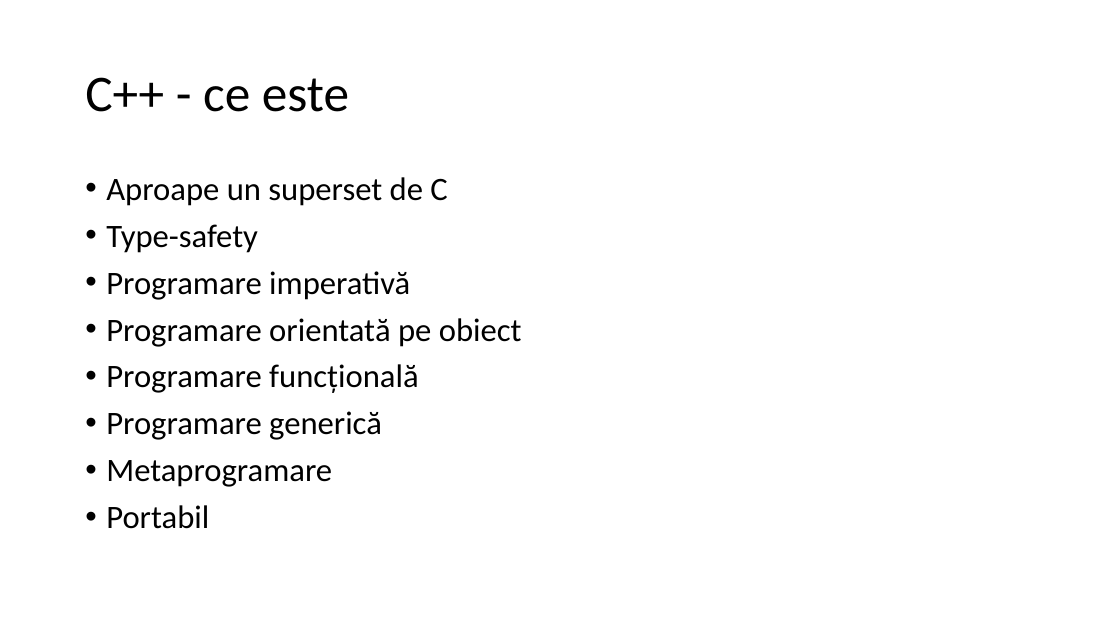
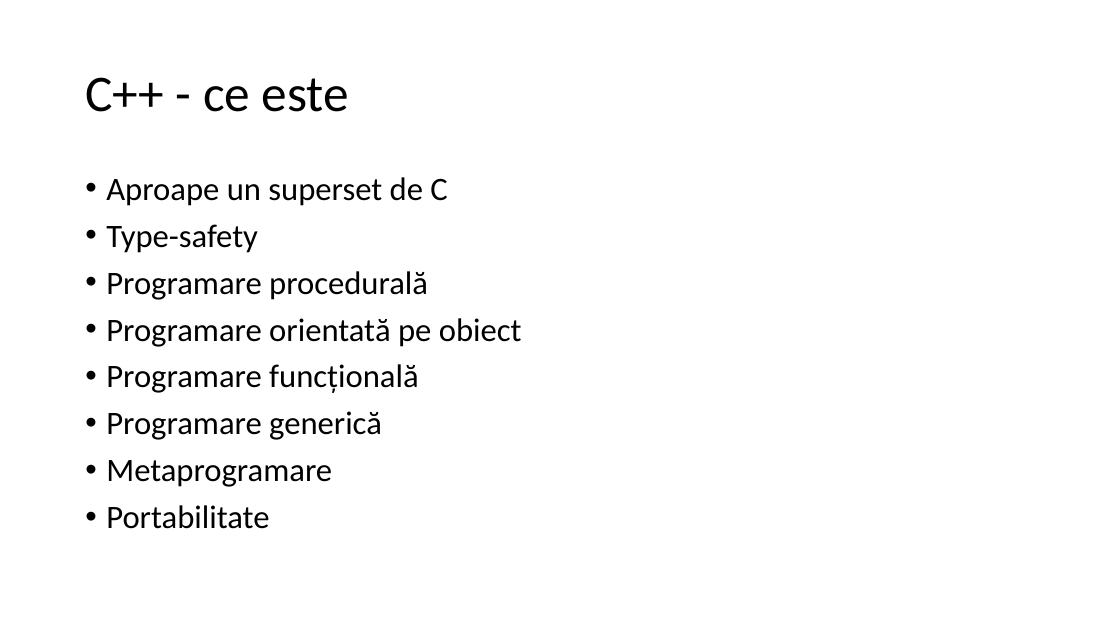
Before and after one commit to lnicola/acpp14, a slide deck: slide 7 of day1/Advanced C++ Day 1.pptx (slide 5 before the commit). Drawn at 1120x630 pixels with LibreOffice and Linux fonts; fonts in the diff are those of the drawing. Boxes give left, top, right and bottom in pixels: in the first picture for what was removed or moved away, otherwise in the second. Text is boxed around its words. In the diff, an @@ line names an element or a change of style, - is before the commit and + after.

```diff
--- a/day1/Advanced C++ Day 1.pptx
+++ b/day1/Advanced C++ Day 1.pptx
@@ text at [106,271,428,300]: text changed @@
-• Programare imperativă
+• Programare procedurală
@@ text at [106,505,269,529]: text changed @@
-• Portabil
+• Portabilitate
```
Also in this commit, not shown: 6 other slides changed, 16 slides added.
